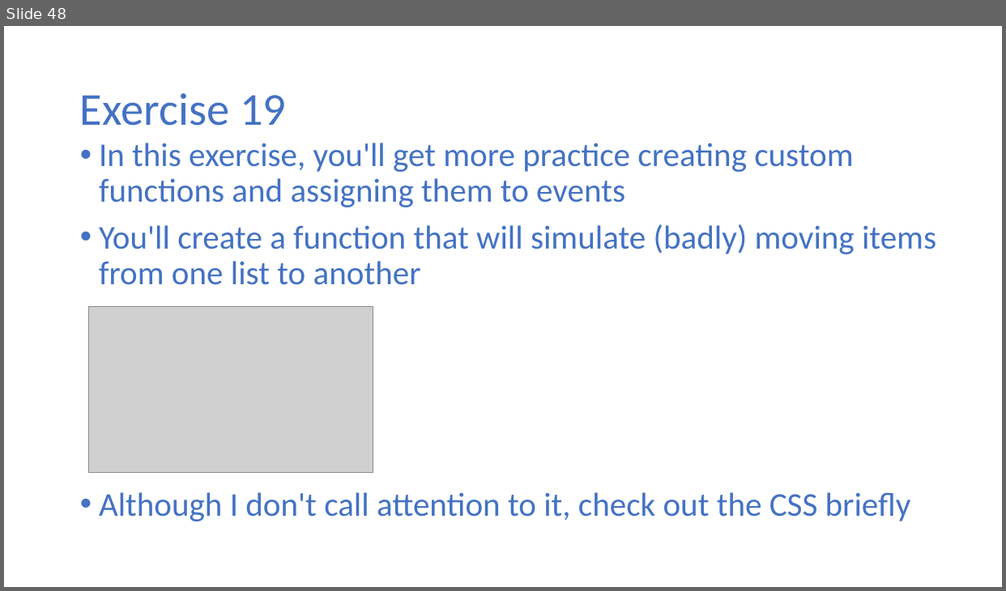
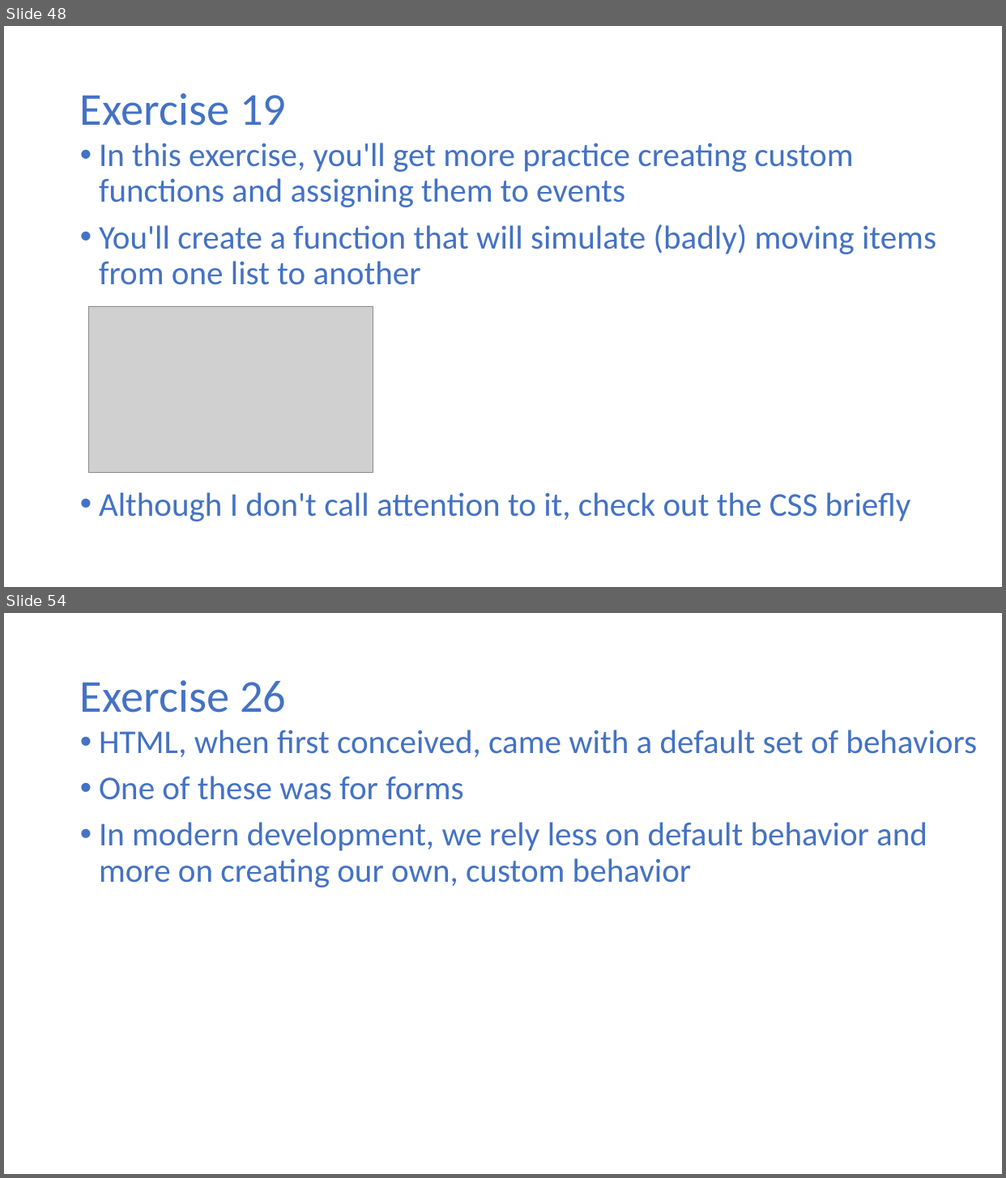
Before and after one commit to halbhelms/codingcareer, a slide deck: public/video-presentation/video-presentation.pptx. Shown one above the other, each under a label of ours: slide 48 before the commit, slides 48 and 54 after it; the slides between them are not shown. The pictures are 1006x591 and 1006x1178 pixels, drawn with LibreOffice and Linux fonts; fonts in the diff are those of the drawing; grey boxes stand for pictures. Boxes give left, top, right and bottom in pixels: in the first picture for what was removed or moved away, otherwise in the second. Text is boxed around its words. In the diff, an @@ line names an element or a change of style, - is before the commit and + after.

```diff
--- a/public/video-presentation/video-presentation.pptx
+++ b/public/video-presentation/video-presentation.pptx
@@ slide 54 added at <box>4,613,1002,1174</box>, background #FFFFFF @@
@@ title added at <box>80,680,286,713</box>, 44 pt, text #4472C4 @@
+Exercise 26
@@ text added at <box>99,730,977,888</box>, 32 pt, text #4472C4 @@
+• HTML, when first conceived, came with a default set of behaviors
+• One of these was for forms
+• In modern development, we rely less on default behavior and more on creating our own, custom behavior
```
Also in this commit, not shown: 8 other slides added, 1 other file.
